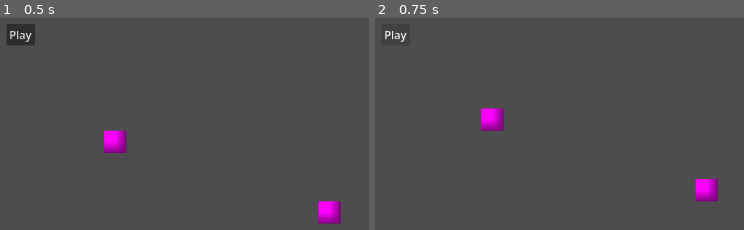
Above: before the commit, frames 1-2 (left to right).
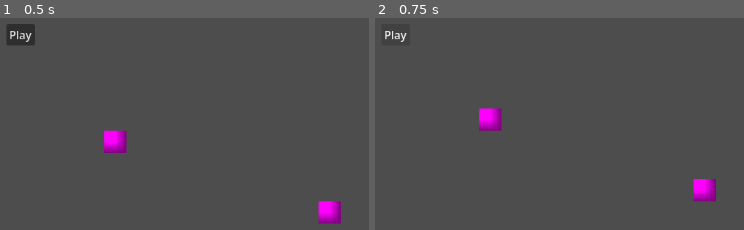
Above: after the commit, the same moments.

Repository: EEEEEEEEthan/BotDefence
Game: Godot game, scene res://Game.tscn
The game is run twice, just before and just after one commit, with the same random seed, the same clock (stepped at 60 frames per second) and the same inputs.
Inputs:
- Up to frame 1 (0.5 s): no input
- Up to frame 2 (0.75 s): click "Play" at 0.5 s

Frame 1 is identical in both runs. In frame 2, 0.6% of the frame differs, in the area x 28-93%, y 42-87%.

Commit message:
call_deferred 使用 StringName 替代字符串
Co-authored-by: Cursor <cursor@cursor.com>

Diff:
--- a/Bot.gd
+++ b/Bot.gd
@@ -22,7 +22,7 @@
 	var on_arrived := func(arrived: bool):
 		result[0] = arrived
 		semaphore.post()
-	_bot_main.call_deferred("move_by", direction, on_arrived)
+	_bot_main.call_deferred(&"move_by", direction, on_arrived)
 	if _bot_main.is_cancelled():
 		return false
 	semaphore.wait()
